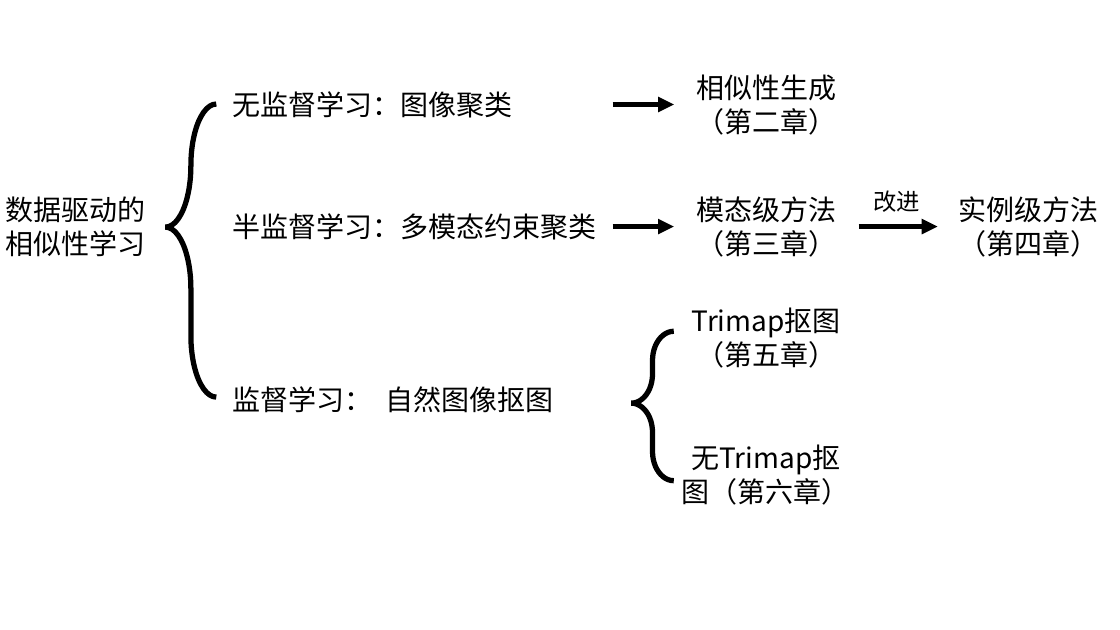
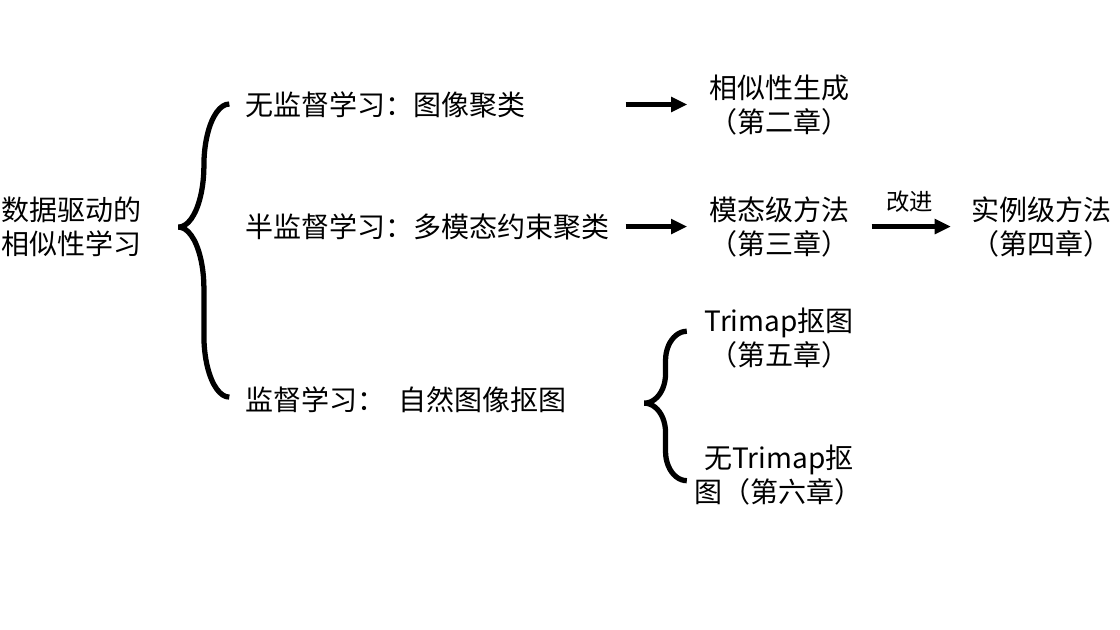
Before and after one commit to Yaoyi-Li/SJTUThesis, a slide deck: slide 1 of figure/chap1/structure.pptx. Drawn at 1120x630 pixels with LibreOffice and Linux fonts; fonts in the diff are those of the drawing. Boxes give left, top, right and bottom in pixels: in the first picture for what was removed or moved away, otherwise in the second. Text is boxed around its words. In the diff, an @@ line names an element or a change of style, - is before the commit and + after.

```diff
--- a/figure/chap1/structure.pptx
+++ b/figure/chap1/structure.pptx
@@ 8 texts, 3 arrows, 1 left brace moved together from (x1=166, y1=74, x2=1099, y2=413) to (x1=179, y1=74, x2=1112, y2=413) @@
@@ left brace moved from (x1=632, y1=331, x2=675, y2=481) to (x1=644, y1=331, x2=687, y2=481) @@
@@ text "无Trimap抠图（第六章）" moved from (x1=682, y1=444, x2=850, y2=505) to (x1=695, y1=444, x2=863, y2=505) @@
```
Also in this commit, not shown: 2 other files.
